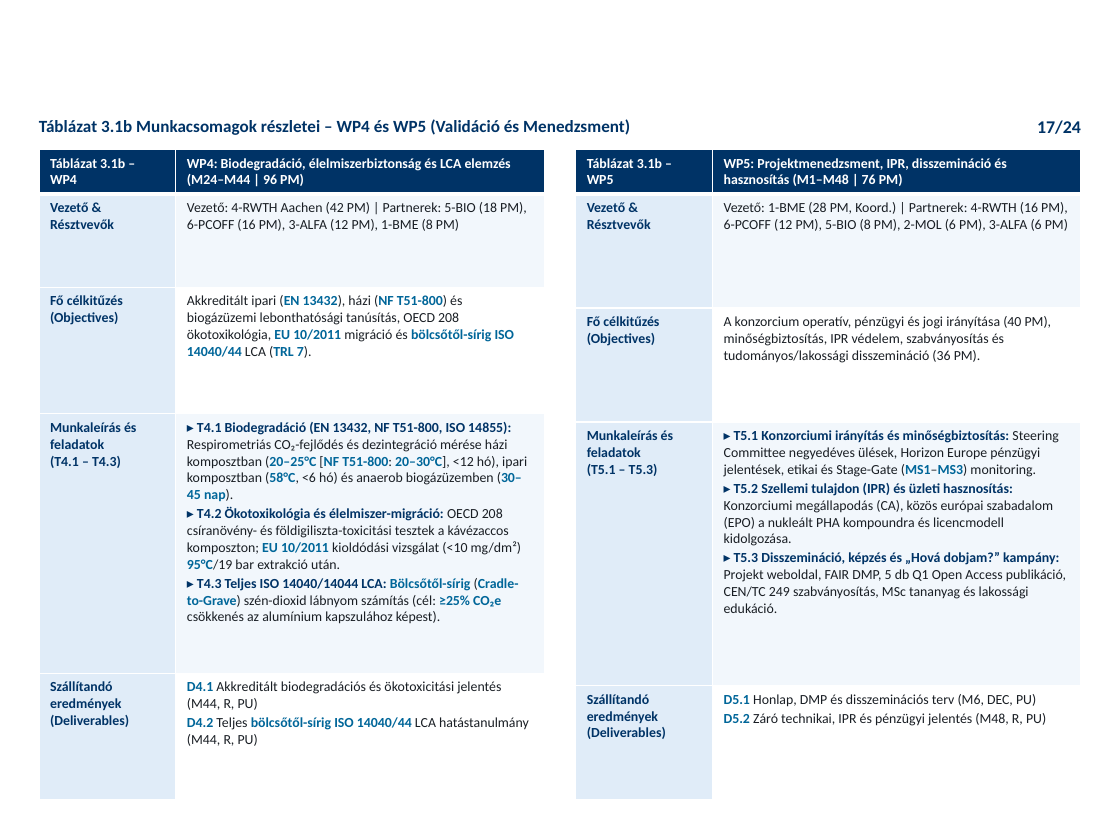
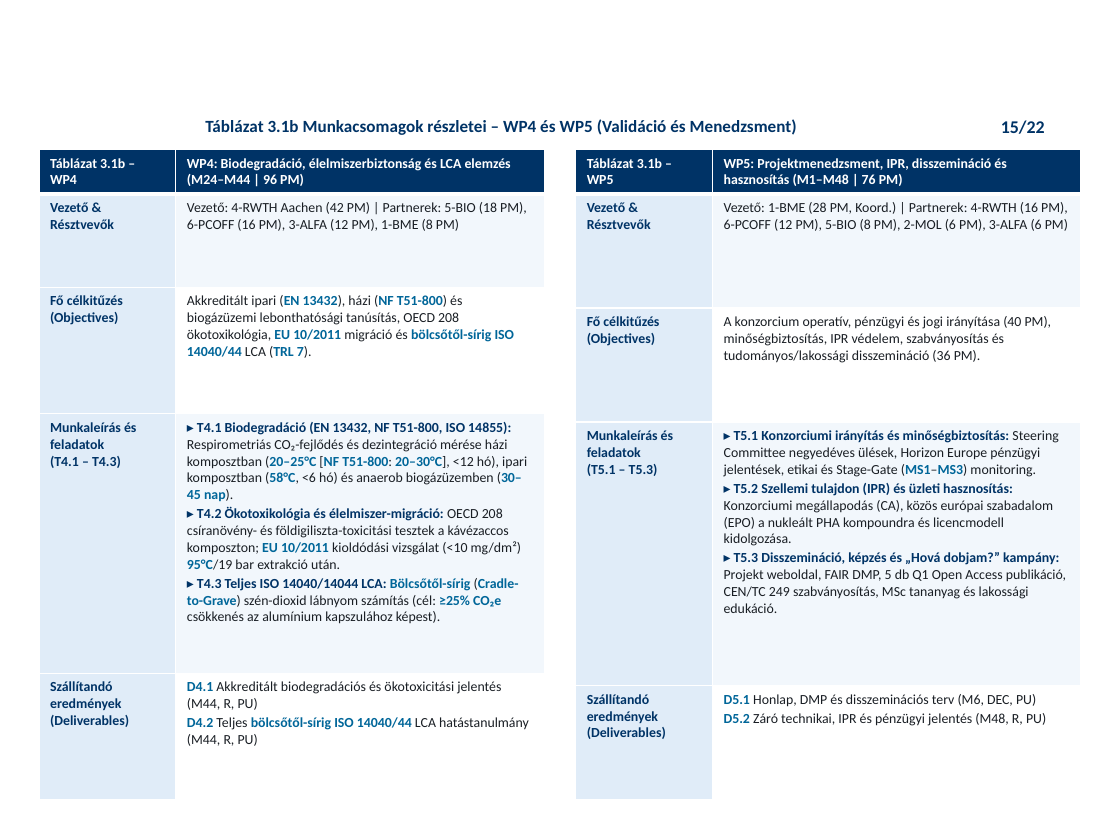
Before and after one commit to RMarci44/Fenntarthato-hulladek-projekt, a slide deck: slide 15 of PHACK_Prezentacio_Vegleges.pptx (slide 17 before the commit). Drawn at 1120x840 pixels with LibreOffice and Linux fonts; fonts in the diff are those of the drawing; background and template pictures are left out. Boxes give left, top, right and bottom in pixels: in the first picture for what was removed or moved away, otherwise in the second. Text is boxed around its words. In the diff, an @@ line names an element or a change of style, - is before the commit and + after.

```diff
--- a/PHACK_Prezentacio_Vegleges.pptx
+++ b/PHACK_Prezentacio_Vegleges.pptx
@@ text "Táblázat 3.1b Munkacsomagok részletei – ...": place and size @@
-text "Táblázat 3.1b Munkacsomagok részletei – ..." at <box>39,119,630,135</box>
+text "Táblázat 3.1b Munkacsomagok részletei – ..." at <box>205,119,797,135</box>
@@ text added at <box>1001,120,1045,134</box>, 11.5 pt, text #003366, bold @@
+15/22
@@ text removed at <box>1037,120,1081,134</box> @@
-17/24
```
Also in this commit, not shown: 18 other slides changed, 3 slides added, 5 slides removed, 25 other files.
